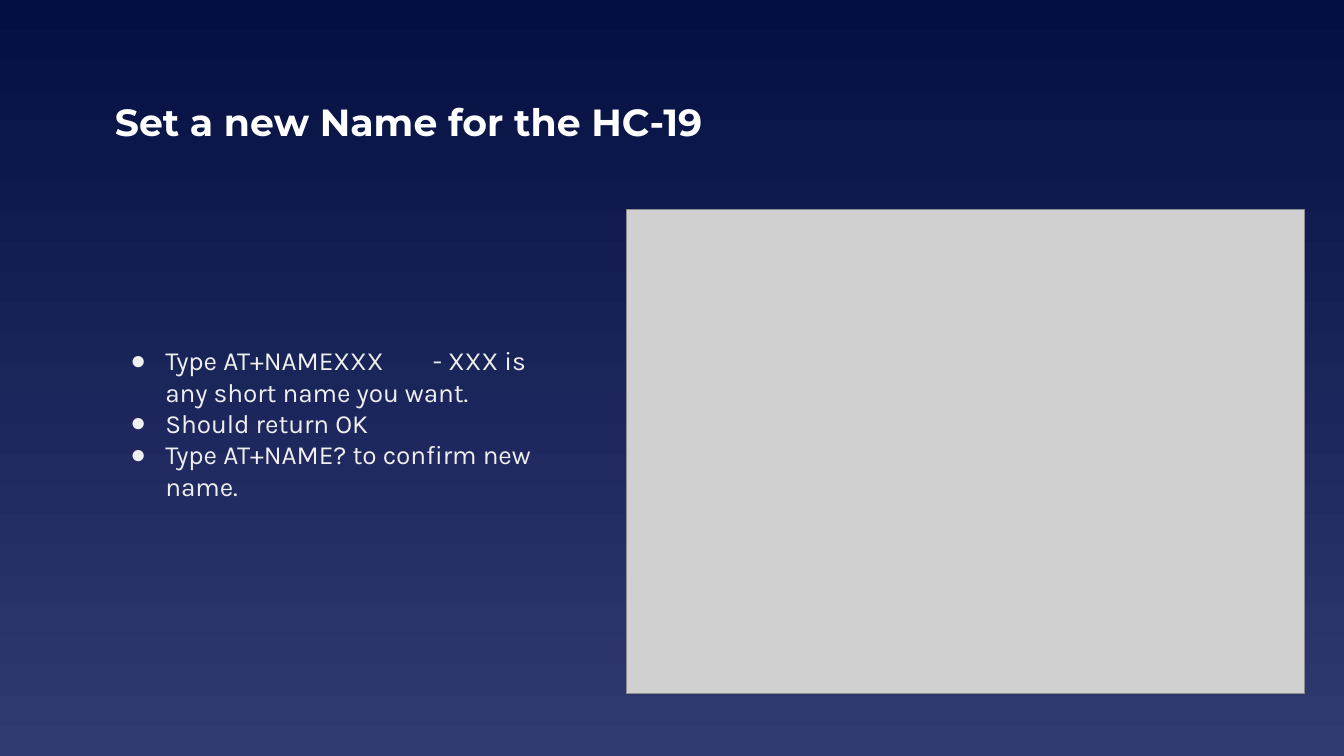
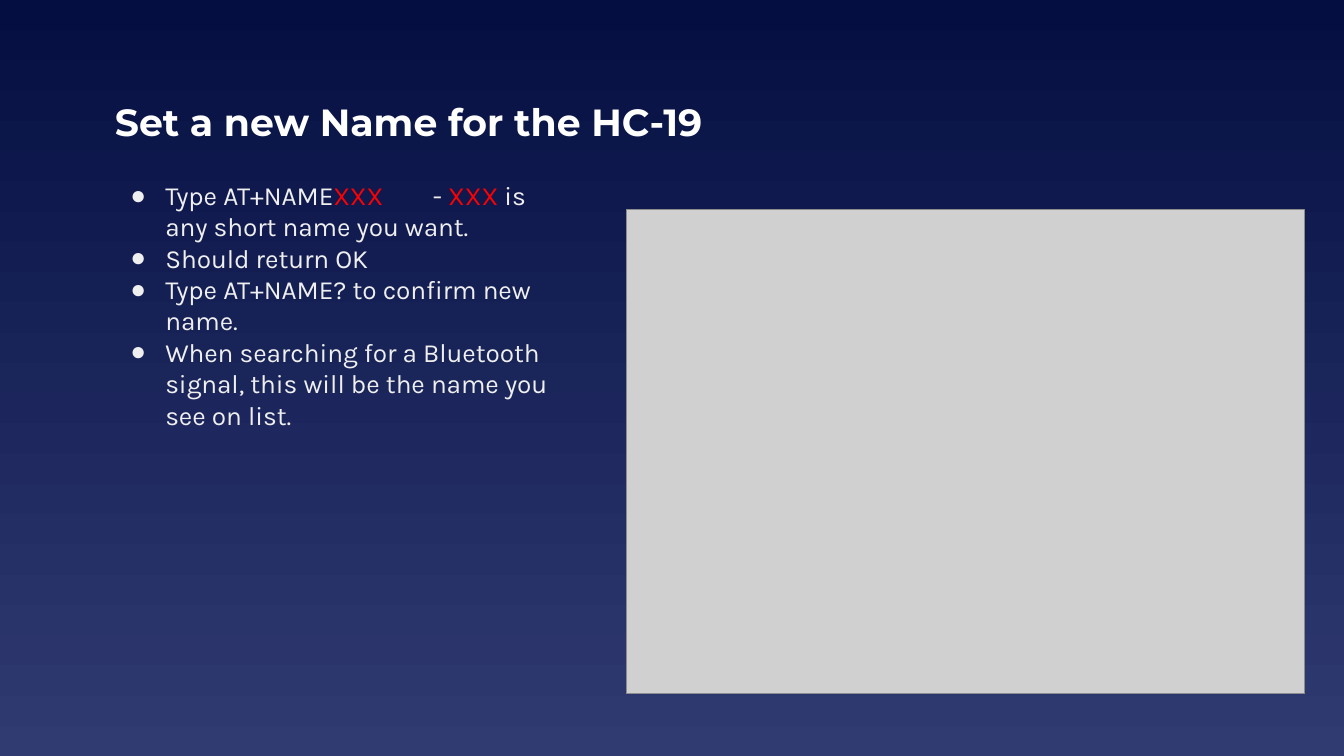
Before and after one commit to EELabMan/Arduino-9-Bluetooth, a slide deck: slide 17 of UTA EE Labs - Bluetooth.pptx (slide 13 before the commit). Drawn at 1344x756 pixels with LibreOffice and Linux fonts; fonts in the diff are those of the drawing; grey boxes stand for pictures. Boxes give left, top, right and bottom in pixels: in the first picture for what was removed or moved away, otherwise in the second. Text is boxed around its words. In the diff, an @@ line names an element or a change of style, - is before the commit and + after.

```diff
--- a/UTA EE Labs - Bluetooth.pptx
+++ b/UTA EE Labs - Bluetooth.pptx
@@ text "Type AT+NAMEXXX - XXX is ..." at (165, 187, 547, 426): vertical alignment middle to top @@
@@ text at (165, 187, 526, 243): text colour #EFEFEF to #FF0000 in "AT+NAMEXXX XXX" @@
@@ text at (165, 344, 547, 426): paragraph added @@
+● When searching for a Bluetooth signal, this will be the name you see on list.
```
Also in this commit, not shown: 13 other slides changed, 5 slides added, 1 slide removed.
